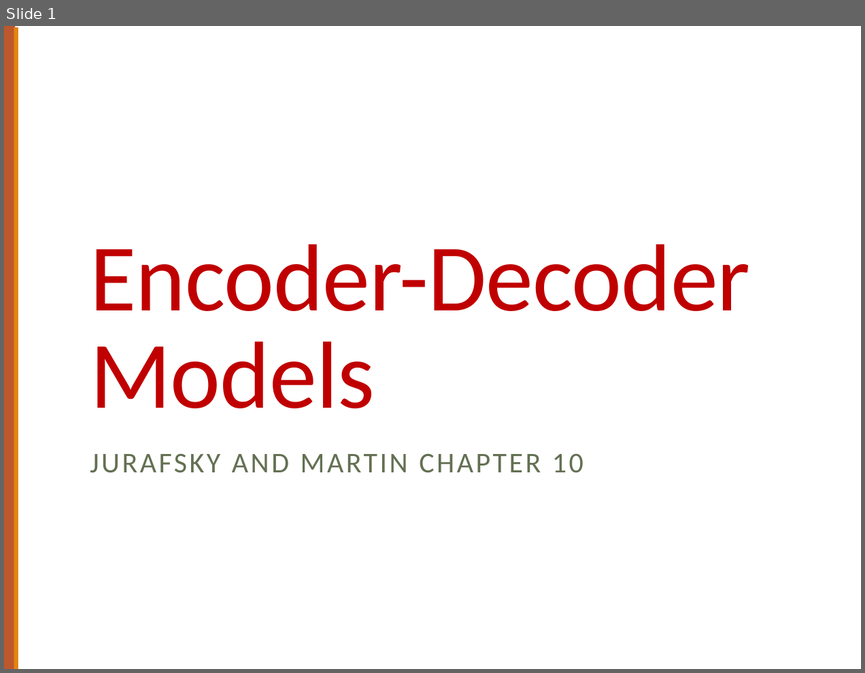
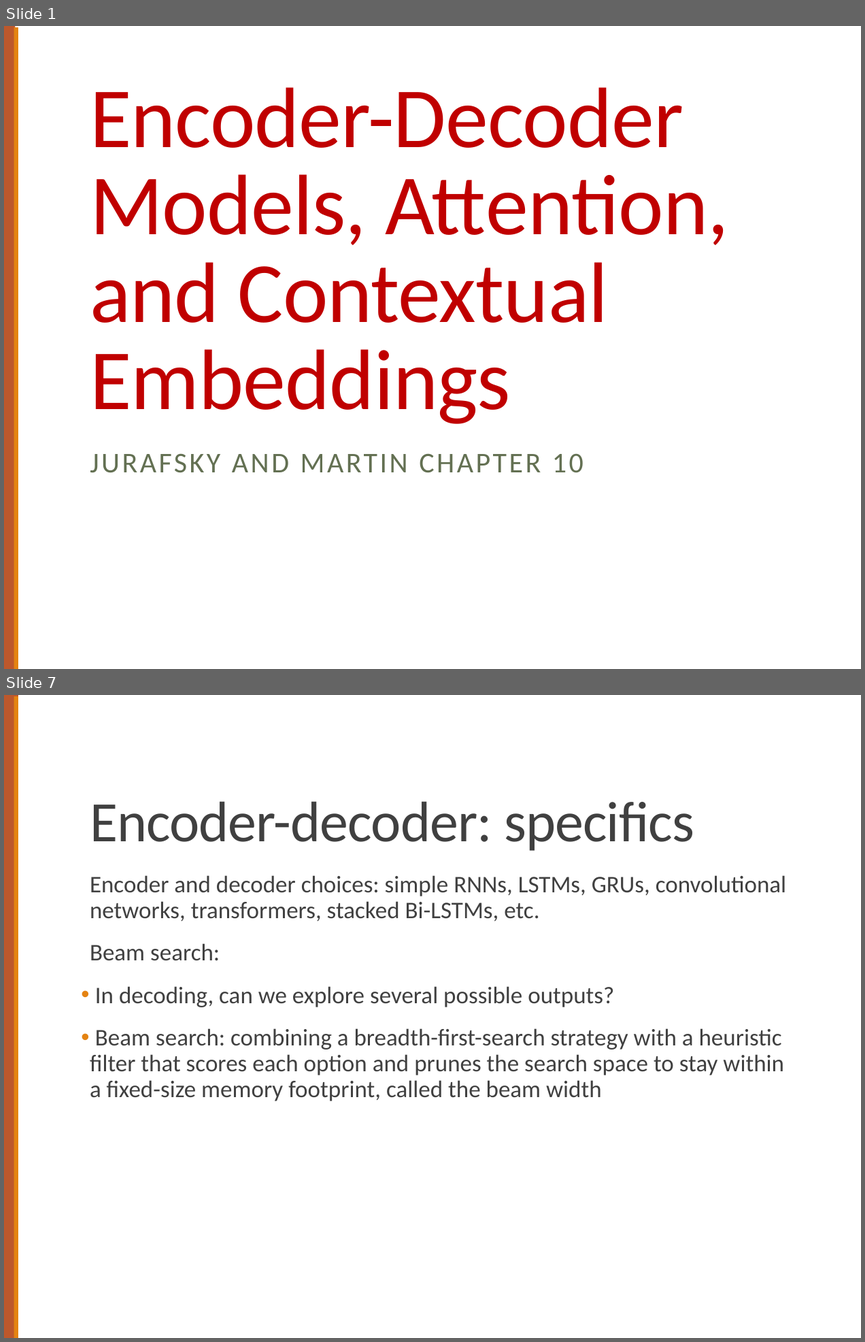
Before and after one commit to computational-linguistics-class/computational-linguistics-class.github.io, a slide deck: slides/18-encoder-decoder-models.pptx. Shown one above the other, each under a label of ours: slide 1 before the commit, slides 1 and 7 after it; the slides between them are not shown. The pictures are 865x673 and 865x1342 pixels, drawn with LibreOffice and Linux fonts; fonts in the diff are those of the drawing. Boxes give left, top, right and bottom in pixels: in the first picture for what was removed or moved away, otherwise in the second. Text is boxed around its words. In the diff, an @@ line names an element or a change of style, - is before the commit and + after.

Commit message:
Update slides for encoder-decoder models

```diff
--- a/slides/18-encoder-decoder-models.pptx
+++ b/slides/18-encoder-decoder-models.pptx
@@ slide 7 added at box(4, 695, 861, 1338), background #FFFFFF; not listed: 1 template element that a slide beside it also shows @@
@@ rectangle added at box(4, 695, 18, 1337), fill #BD582C @@
@@ title added at box(90, 801, 694, 851), 48 pt, text #404040 @@
+Encoder-decoder: specifics
@@ text added at box(90, 875, 786, 1101), 20 pt, text #404040 @@
+  Encoder and decoder choices: simple RNNs, LSTMs, GRUs, convolutional networks, transformers, stacked Bi-LSTMs, etc.
+  Beam search:
+• In decoding, can we explore several possible outputs?
+• Beam search: combining a breadth-first-search strategy with a heuristic filter that scores each option and prunes the search space to stay within a fixed-size memory footprint, called the beam width
@@ slide 1 changed as well @@
@@ title at box(90, 87, 729, 424): text changed; size 80 to 72 pt @@
-Encoder-Decoder Models
+Encoder-Decoder Models, Attention,
+and Contextual Embeddings
```
Also in this commit, not shown: 11 other slides added.
